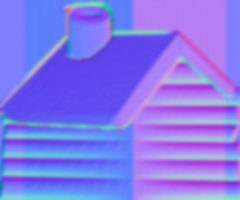
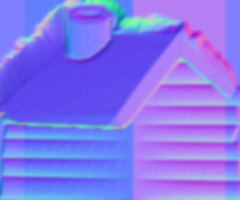
Comparing the layer stacks of the two w=240, h=200 images. Changes:
removed layer "normal_sobel3x3_10-Kopie" over [0, 0, 240, 200]
added layer "Sichtbar#4" above "Sichtbar#3" over [0, 0, 240, 200]
added layer "Sichtbar#3" above "Sichtbar#2" over [0, 0, 240, 200]
added layer "Sichtbar#2" above "Sichtbar#1" over [0, 0, 240, 200]
added layer "Sichtbar#1" above "chimney_inside" over [0, 0, 240, 200]
painted on "despeckled_3_chimney-Kopie#1" over [64, 15, 114, 63]
added layer "Sichtbar" above "despeckled_3_chimney-Kopie" over [51, 0, 125, 60]
hid "despeckled_3_chimney-Kopie" over [67, 5, 112, 60]
painted on "roof#6" over [0, 45, 60, 106]
painted on "roof-Kopie#3" over [4, 56, 50, 108]
added layer "reduce-Kopie" (10%) above "roof_helper2#5" over [0, 0, 175, 129]
added layer "roof_helper2#5" above "roof#7" over [0, 9, 185, 128]
added layer "roof#7" above "roof2-Kopie#1" over [0, 20, 181, 116]
added layer "roof2-Kopie#1" above "despeckled_3_chimney-Kopie#2" over [118, 22, 237, 126]
added layer "despeckled_3_chimney-Kopie#2" above "reduce" over [59, 0, 123, 60]
added layer "plank1-Kopie#2" (soft light, 25%) above "plank1-Kopie#1" over [0, 55, 240, 200]
hid "plank1-Kopie#1" over [0, 55, 240, 200]
